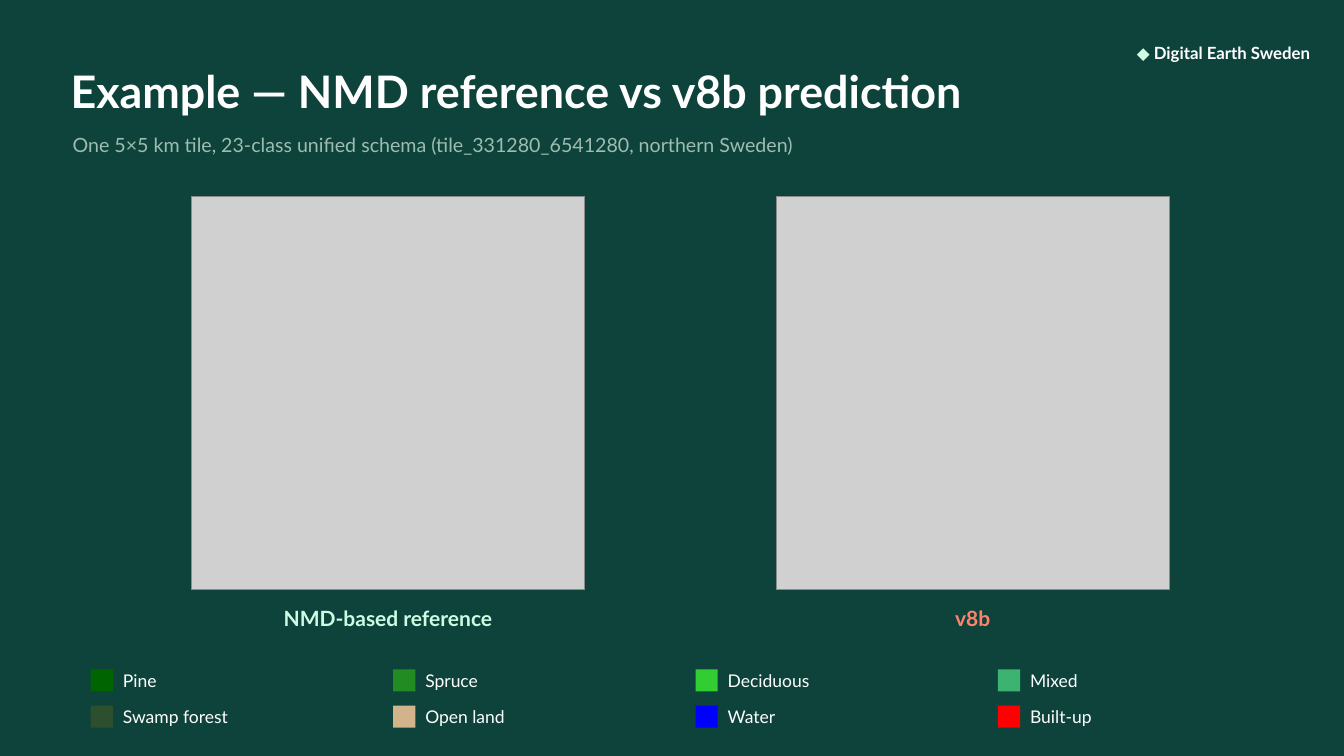
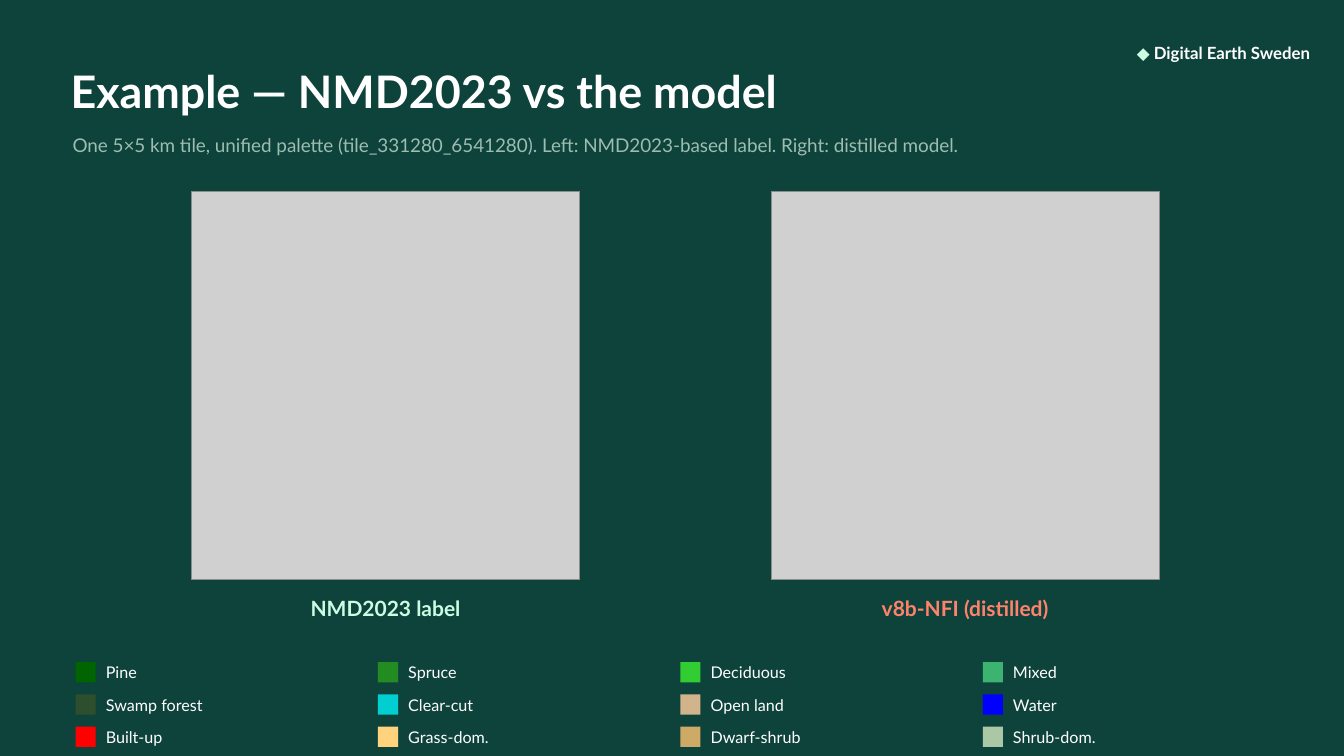
Before and after one commit to TobiasEdman/imintengine, a slide deck: slide 2 of docs/decks/v8b_nmd_benchmark_DES_en.pptx. Drawn at 1344x756 pixels with LibreOffice and Linux fonts; fonts in the diff are those of the drawing; grey boxes stand for pictures. Boxes give left, top, right and bottom in pixels: in the first picture for what was removed or moved away, otherwise in the second. Text is boxed around its words. In the diff, an @@ line names an element or a change of style, - is before the commit and + after.

```diff
--- a/docs/decks/v8b_nmd_benchmark_DES_en.pptx
+++ b/docs/decks/v8b_nmd_benchmark_DES_en.pptx
@@ text at [71,74,777,116]: text changed @@
-Example — NMD reference vs v8b prediction
+Example — NMD2023 vs the model
@@ text at [73,137,958,156]: text changed; size 14 to 13.5 pt @@
-One 5×5 km tile, 23-class unified schema (tile_331280_6541280, northern Sweden)
+One 5×5 km tile, unified palette (tile_331280_6541280). Left: NMD2023-based label. Right: distilled model.
@@ picture: place and size @@
-picture at [192,197,585,590]
+picture at [192,192,580,580]
@@ picture: place and size @@
-picture at [776,197,1170,590]
+picture at [771,192,1159,580]
@@ text at [882,599,1048,619]: text changed @@
-v8b
+v8b-NFI (distilled)
@@ text at [311,600,460,616]: text changed @@
-NMD-based reference
+NMD2023 label
@@ 4 texts, 4 rectangles: place and size @@
-4 texts, 4 rectangles at [91,669,1078,692]
+4 texts, 4 rectangles at [76,662,1057,683]
@@ rectangle at [378,695,398,715]: fill #D2B48C to #00CED1 @@
@@ text added at [408,699,473,711], 11.5 pt, text #FFFFFF @@
+Clear-cut
@@ rectangle at [681,695,701,715]: fill #0000FF to #D2B48C @@
@@ text "Open land": place and size @@
-text "Open land" at [425,710,504,726]
+text "Open land" at [711,699,784,714]
@@ 4 rectangles, 1 text: place and size @@
-4 rectangles, 1 text at [91,706,1020,728]
+4 rectangles, 1 text at [76,695,1003,715]
@@ rectangle at [983,695,1003,715]: fill #FF0000 to #0000FF @@
@@ text "Water": place and size @@
-text "Water" at [728,710,775,723]
+text "Water" at [1013,699,1057,711]
@@ rectangle added at [76,727,96,747], fill #FF0000 @@
@@ size 12.5 to 11.5 pt in 8 elements at [106,666,137,678], [408,666,457,681], [711,666,786,678], [1013,666,1057,678], [106,699,202,714], [711,699,784,714], [1013,699,1057,711], [106,731,163,746] @@
@@ text "Built-up": place and size @@
-text "Built-up" at [1030,710,1091,726]
+text "Built-up" at [106,731,163,746]
@@ rectangle added at [378,727,398,747], fill #FFD27E @@
@@ text added at [408,731,489,743], 11.5 pt, text #FFFFFF @@
+Grass-dom.
@@ rectangle added at [681,727,701,747], fill #CDAA66 @@
@@ text added at [711,731,801,743], 11.5 pt, text #FFFFFF @@
+Dwarf-shrub
@@ rectangle added at [983,727,1003,747], fill #ABC8A6 @@
@@ text added at [1013,731,1096,743], 11.5 pt, text #FFFFFF @@
+Shrub-dom.
```
Also in this commit, not shown: 3 other slides changed, 1 slide added, 1 slide removed, 7 other files.
